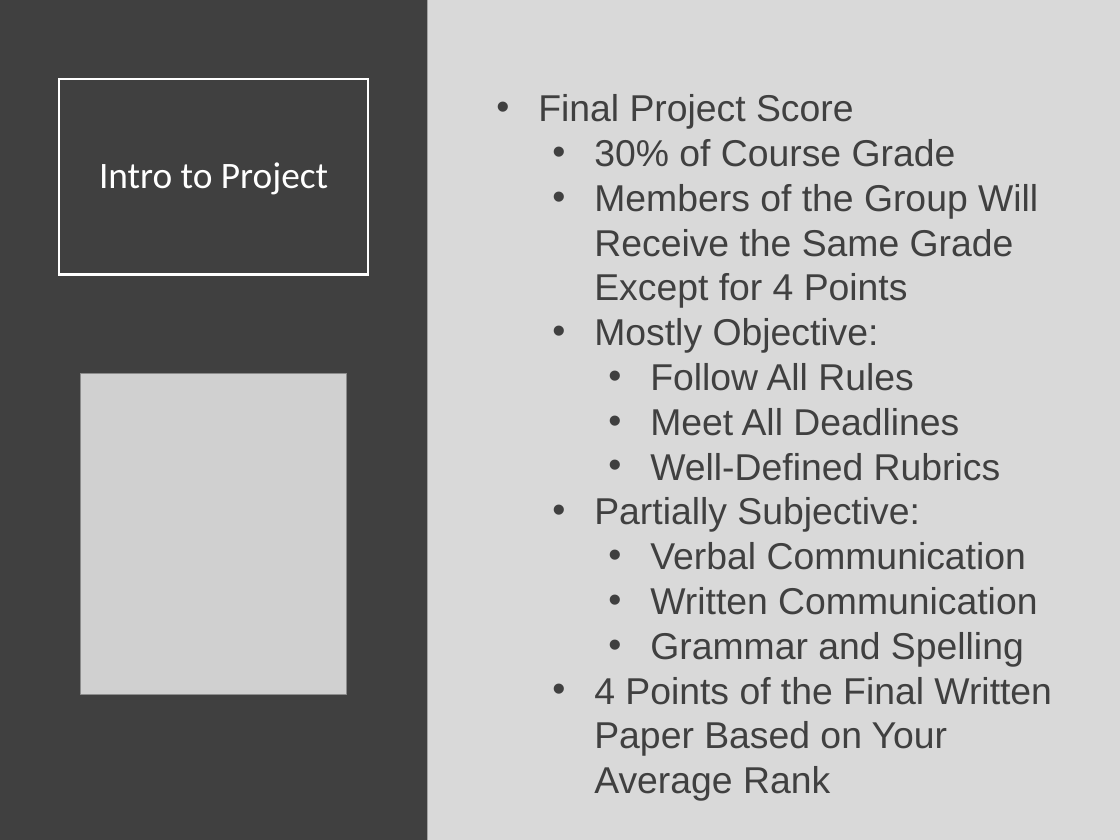
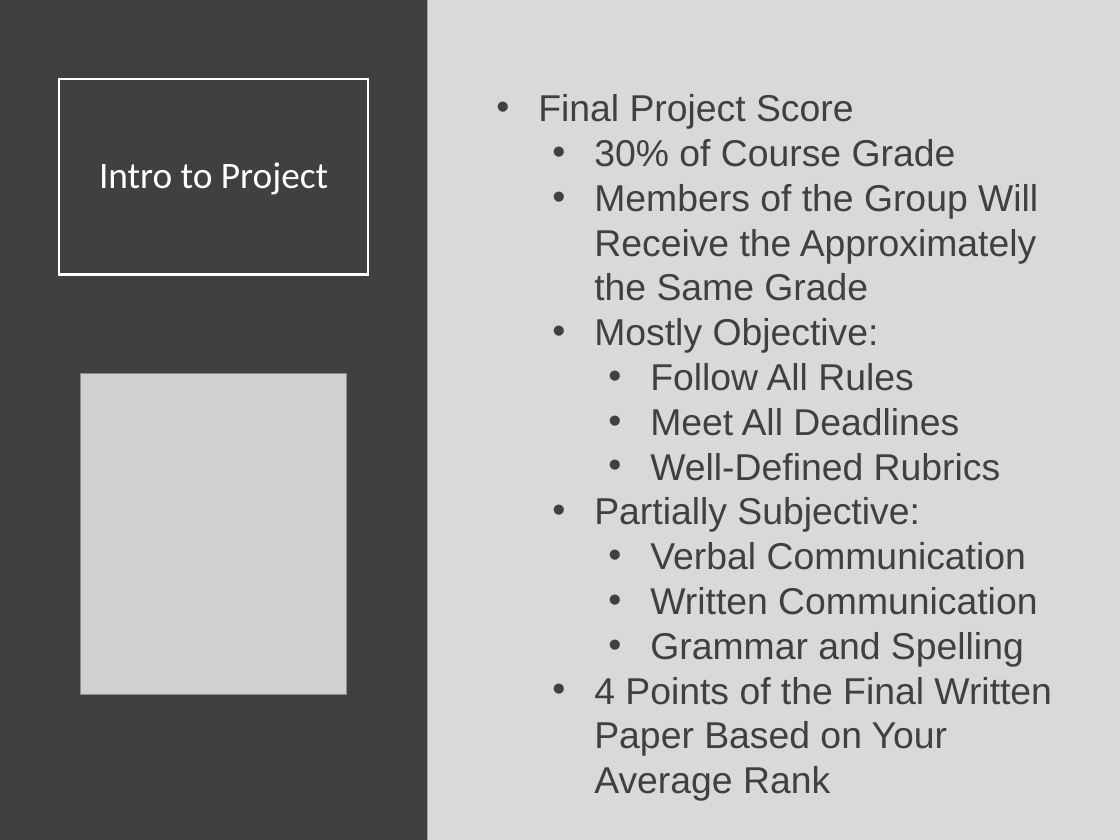
Before and after one commit to Yixf-Self/STOR320_WEBSITE, a slide deck: slide 4 of Lecture/Lecture 10/Lecture 10.pptx. Drawn at 1120x840 pixels with LibreOffice and Linux fonts; fonts in the diff are those of the drawing; grey boxes stand for pictures. Boxes give left, top, right and bottom in pixels: in the first picture for what was removed or moved away, otherwise in the second. Text is boxed around its words. In the diff, an @@ line names an element or a change of style, - is before the commit and + after.

```diff
--- a/Lecture/Lecture 10/Lecture 10.pptx
+++ b/Lecture/Lecture 10/Lecture 10.pptx
@@ text at box(594, 184, 1038, 301): text changed @@
-  • Members of the Group Will Receive the Same Grade Except for 4 Points
+  • Members of the Group Will Receive the Approximately the Same Grade
```
Also in this commit, not shown: 6 other slides changed, 2 slides added, 2 slides removed, 9 other files.
